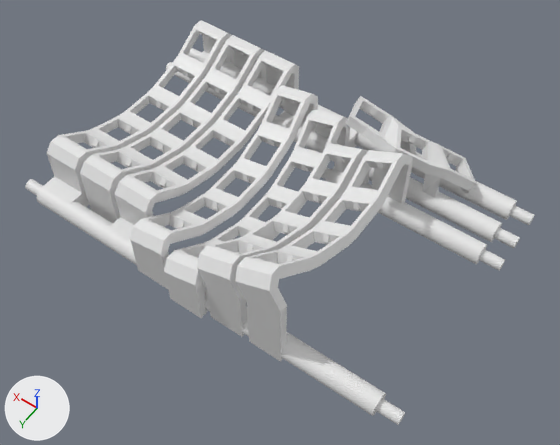
The Blender file models/blender/cuivienen.blend, before and after one commit.
Both versions are drawn from a 50 mm camera at (-154.0, 181.0, 286.0) aimed at (-30.0, 7.0, 12.0). Every picture has the same lights, and +X, +Y and +Z are marked at lower left.

In view in the first picture: 'bolt1', 'bolt2', 'bolt3', 'bolt4', 'boltHole1', 'boltHole2', 'boltHole3', 'boltHole4', 'col1', 'col2', 'col3', 'col4', 'col5', 'col6', 'col7', 'thumbs'.
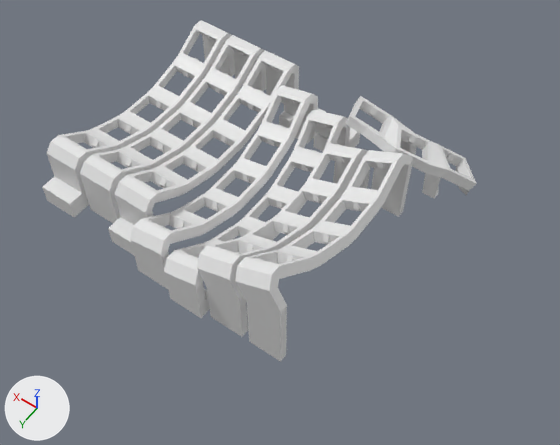
Where the newer file only moved an object's origin or applied its transform, the numbers keep the older frame.

The change, as a diff of the scene's bpy script:
```diff
--- a/models/blender/cuivienen.blend.py
+++ b/models/blender/cuivienen.blend.py
@@ ob_bolt2 @@
 ob_bolt2.scale = (1.38, 1.38, 1.1)
+ob_bolt2.hide_set(True)
@@ ob_bolt3 @@
 ob_bolt3.scale = (1.38, 1.38, 1.1)
+ob_bolt3.hide_set(True)
@@ ob_bolthole4 @@
 ob_bolthole4.rotation_euler = (1.571, 0.0, 1.571)  # degrees (90, 0, 90)
+ob_bolthole4.hide_set(True)
@@ ob_bolthole2 @@
 ob_bolthole2.rotation_euler = (1.571, 0.0, 1.571)  # degrees (90, 0, 90)
+ob_bolthole2.hide_set(True)
@@ ob_bolthole1 @@
 ob_bolthole1.rotation_euler = (1.571, 0.0, 1.571)  # degrees (90, 0, 90)
+ob_bolthole1.hide_set(True)
@@ ob_bolt1 @@
 ob_bolt1.scale = (1.38, 1.38, 1.1)
+ob_bolt1.hide_set(True)
@@ ob_bolthole3 @@
 ob_bolthole3.rotation_euler = (1.571, 0.0, 1.571)  # degrees (90, 0, 90)
+ob_bolthole3.hide_set(True)
@@ ob_bolt4 @@
 ob_bolt4.scale = (1.38, 1.38, 1.1)
+ob_bolt4.hide_set(True)
```

Location of each change, (x1, y1, x2, y2) in pixels of the pictures (560 x 445 px):
'boltHole4', hidden: before (36, 187, 386, 416)
'boltHole3', hidden: before (326, 167, 487, 264)
'boltHole2', hidden: before (275, 116, 502, 242)
'boltHole1', hidden: before (198, 51, 517, 220)
'bolt2', hidden: before (166, 62, 520, 248)
'bolt4', hidden: before (25, 179, 405, 425)
'bolt1', hidden: before (188, 48, 535, 225)
'bolt3', hidden: before (321, 167, 505, 271)
